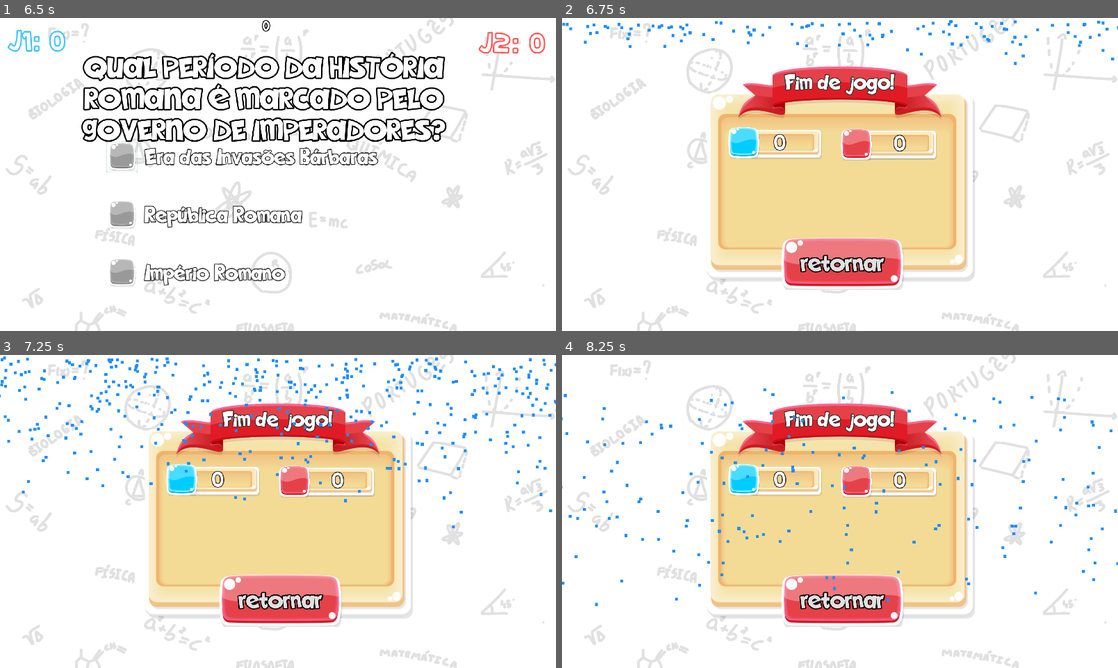
Above: before the commit, frames 1-4 (two rows, left to right).
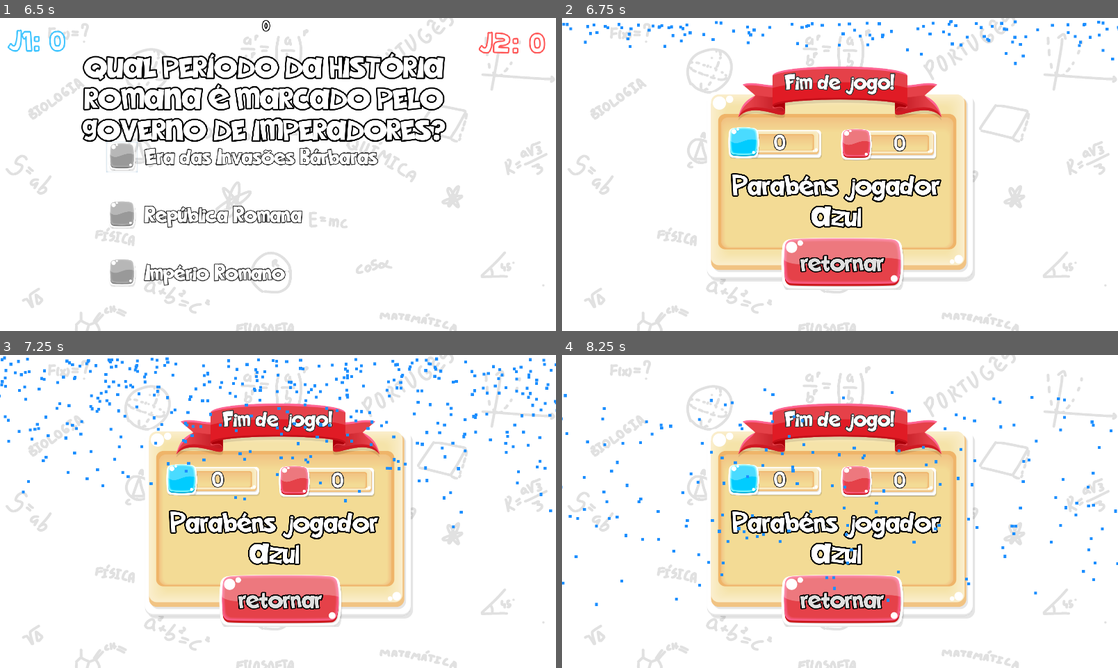
Above: after the commit, the same moments.

Repository: LabirasIFPI/Quiz-SKAR
Game: Godot game, scene res://Cenas/Menu.tscn
Two runs of this game, one before a commit and one after it. Both use one fixed random seed, a clock stepped at 60 frames per second and the inputs below. Sound files missing from this copy of the repository are replaced by a short silence.
Inputs (mouse positions are in pixels of both pictures, inside the frame that each line leads up to):
- Up to frame 1 (6.5 s): click (278, 174) at 0.5 s; click (500, 287) at 1.25 s; tap Enter at 2, 4.25 s; hold Up (ui_up) 2.03-2.78 s; tap A (A) at 2.1, 3.05, 3.6, 4.55 s; tap C (C) at 2.3, 2.85, 3.8, 5.1 s; tap Space at 2.75, 5 s; hold Left (ui_left) 2.78-3.53 s; hold Up (ui_up) 3.53-5.03 s; tap B (B) at 4.35 s; hold Left (ui_left) 5.03-5.75 s; click (122, 155) at 5.77 s
- Up to frame 2 (6.75 s): tap Enter at 6.5 s; hold Left (ui_left) from 6.53 s (still down); tap 1 (JogadorAzul) at 6.6 s
- Up to frame 3 (7.25 s): keep holding Left (ui_left); tap A (A) at 6.8 s
- Up to frame 4 (8.25 s): tap 2 (JogadorVermelho) at 7.35 s; tap C (C) at 7.55 s; release Left (ui_left) at 8.03 s; hold Up (ui_up) from 8.03 s (still down); tap A (A) at 8.1 s

Frame 1 is identical in both runs. In frame 2, 2.5% of the frame differs, in the area x 30-69%, y 49-68%; in frame 3, 2.5%; in frame 4, 2.5%.

Commit message:
Atualizar/salvar progresso

Diff:
--- a/Cenas/FimDeJogo.tscn
+++ b/Cenas/FimDeJogo.tscn
@@ -10,6 +10,12 @@
 [ext_resource path="res://Assets/Fontes/tmj_by_mallagueta_pepper-d62rr8r.ttf" type="DynamicFontData" id=8]
 [ext_resource path="res://Códigos/FimDeJogo.gd" type="Script" id=9]
 [ext_resource path="res://Assets/FreeGUI/png/red.png" type="Texture" id=10]
+
+[sub_resource type="DynamicFont" id=2]
+size = 100
+outline_size = 5
+outline_color = Color( 0, 0, 0, 1 )
+font_data = ExtResource( 8 )
 
 [sub_resource type="DynamicFont" id=1]
 size = 90
@@ -86,6 +92,20 @@
 text = "0
 "
 
+[node name="winner" type="Label" parent="Menu"]
+anchor_left = 0.5
+anchor_top = 0.5
+anchor_right = 0.5
+anchor_bottom = 0.5
+margin_left = -398.0
+margin_top = -13.0
+margin_right = 371.0
+margin_bottom = 184.0
+custom_fonts/font = SubResource( 2 )
+text = "vencedor"
+align = 1
+autowrap = true
+
 [node name="Sinais" type="CanvasLayer" parent="."]
 
 [node name="Back" type="Button" parent="Sinais"]
--- a/Códigos/FimDeJogo.gd
+++ b/Códigos/FimDeJogo.gd
@@ -4,9 +4,9 @@
 onready var _lab_p2 = get_node("Menu/Janelas/p2")
 onready var _confetti = get_node("effects/Particles2D")
 
+var players: Array = ["Azul", "Vermelho"]
+
 func _ready() -> void:
-	#@TODO printat o vencedor na tela
-	print(winner())
 	## Chama efeito de partícula para cor do vencedor
 	_confetti.emitting = 1
 	changeColorEfectByPlayer(winner())
@@ -15,6 +15,7 @@
 	_lab_p1.text = str(global.pontos[0])
 	_lab_p2.text = str(global.pontos[1])
 	global.playSound("won", 6.0)
+	informWinner()
 
 
 # Retorna pra tela inicial
@@ -23,6 +24,10 @@
 	audio.returnSong()
 	get_tree().change_scene("res://Cenas/Menu.tscn")
 
+## Printa na tela o vencedor
+func informWinner():
+	var _labelInform = get_node("Menu/winner")
+	_labelInform.text = "Parabéns jogador " + players[winner()] #mudar frase
 
 ## Muda a cor das partículas para cada jogador
 func changeColorEfectByPlayer(indPlayer):
--- a/Códigos/Global.gd
+++ b/Códigos/Global.gd
@@ -25,7 +25,7 @@
 var pontos: Array = [0, 0];
 
 ## Pontuação necessária para vencer a partida.
-var maxPoints = 5;
+var maxPoints = 20;
 
 # Armazena o indice do jogador da vez, que irá responder.
 # -1 = ninguem, 0 = azul, 1 = vermelho
--- a/Códigos/QuizMain.gd
+++ b/Códigos/QuizMain.gd
@@ -14,6 +14,8 @@
 ## Array de perguntas já exibidas.
 var displayedQuestionIds: Array = [];
 
+## Array de avisos a serem exibidos
+var avisos: Array = []
 
 ## Para fins de testes, essa variável irá armazenar o conteúdo dentro da pasta.json
 var questions_data: Array = []
@@ -45,10 +47,11 @@
 	var pergunta = questions[_randQuestionInd];
 
 	var loops = 0
-	while displayedQuestionIds.has(questions[_randQuestionInd].id) and loops < 20:
+	while displayedQuestionIds.has(questions[_randQuestionInd].id) and loops < 21:
 		_randQuestionInd = randi() % len(questions);
 		pergunta = questions[_randQuestionInd];
 		loops += 1
+		print("embaralhando")
 
 	return pergunta;
 
Not shown: 1 places in Cenas/FimDeJogo.tscn that only renumber resources
